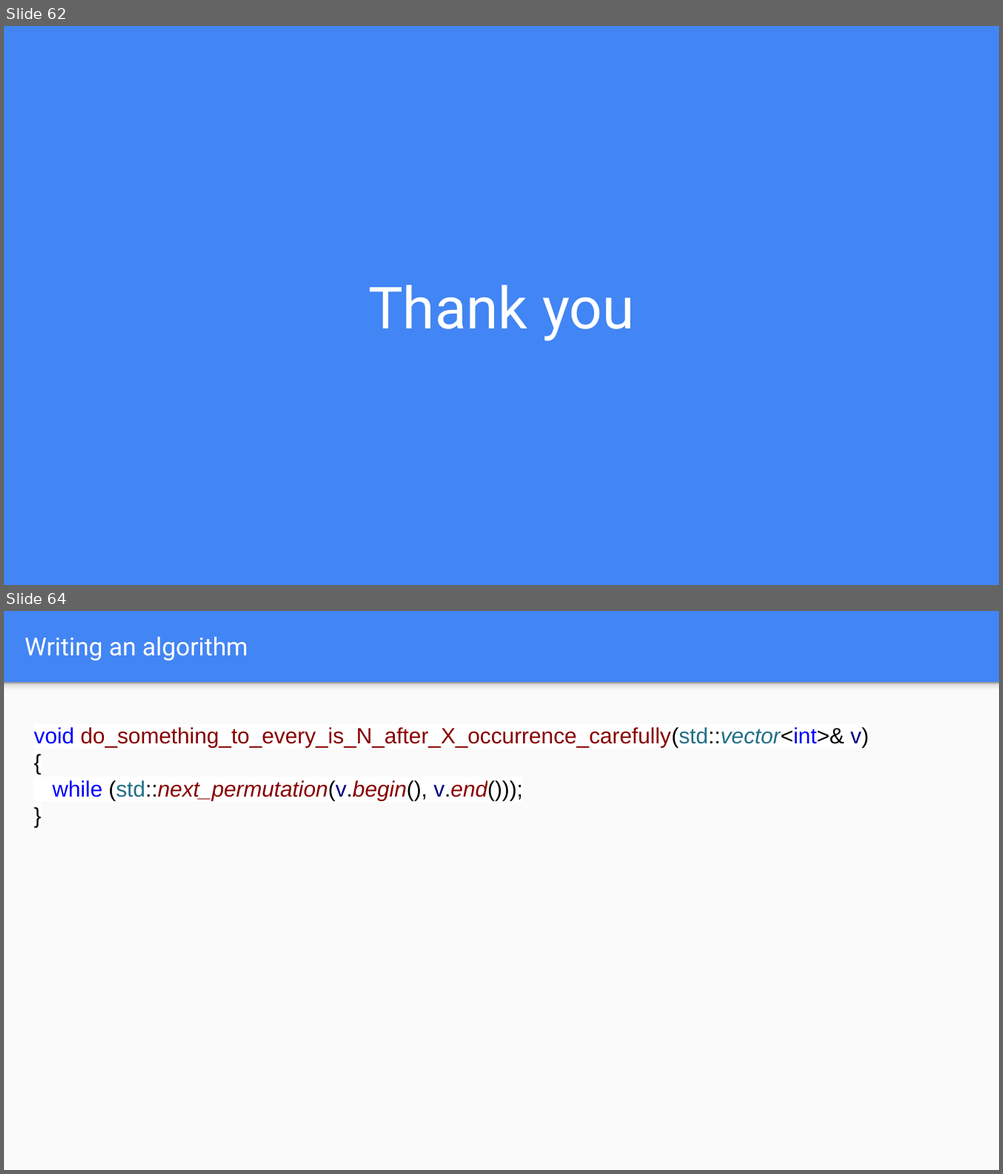
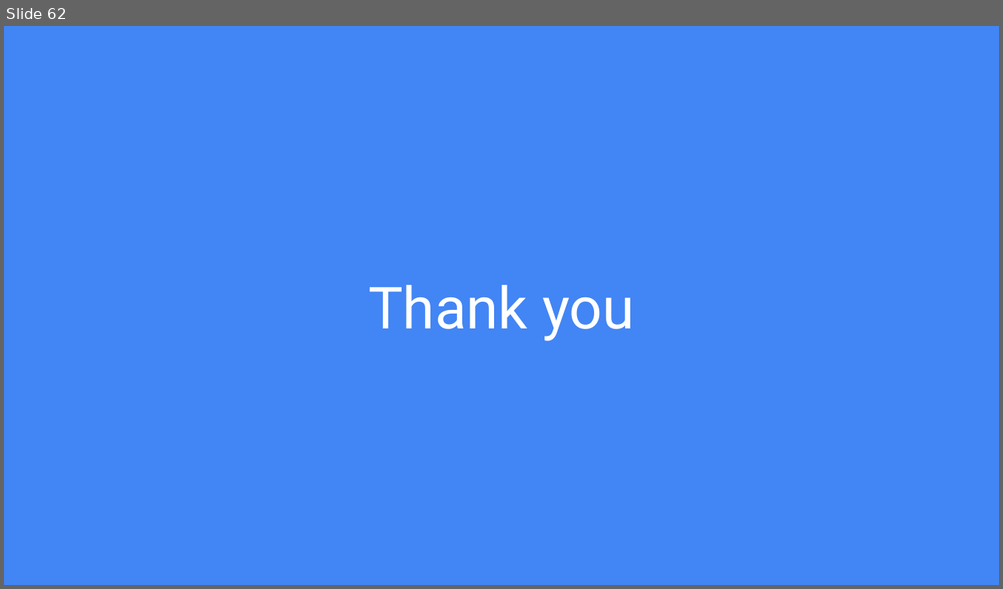
Before and after one commit to SofiaCPP/CppUserGroupSofia, a slide deck: Meeting 04 May 2016 Customizing STL Algorithms, containers and iterators/Using and expanding STL containers and algorithms.pptx. Shown one above the other, each under a label of ours: slides 62 and 64 before the commit, slide 62 after it; the slides between them are not shown. The pictures are 1003x1174 and 1003x589 pixels, drawn with LibreOffice and Linux fonts; fonts in the diff are those of the drawing. Boxes give left, top, right and bottom in pixels: in the first picture for what was removed or moved away, otherwise in the second. Text is boxed around its words. In the diff, an @@ line names an element or a change of style, - is before the commit and + after.

```diff
--- a/Meeting 04 May 2016 Customizing STL Algorithms, containers and iterators/Using and expanding STL containers and algorithms.pptx
+++ b/Meeting 04 May 2016 Customizing STL Algorithms, containers and iterators/Using and expanding STL containers and algorithms.pptx
@@ slide 64 removed at <box>4,611,999,1170</box>, background #4285F4 @@
@@ title removed at <box>25,637,248,661</box> @@
-Writing an algorithm
@@ rectangle removed at <box>4,683,999,1170</box> @@
@@ rectangle removed at <box>4,683,999,695</box> @@
@@ text removed at <box>34,727,868,800</box> @@
-void do_something_to_every_is_N_after_X_occurrence_carefully(std::vector<int>& v)
-{
-while (std::next_permutation(v.begin(), v.end()));
-}
```
Also in this commit, not shown: 1 slide changed, 2 other slides removed, 6 other files.
